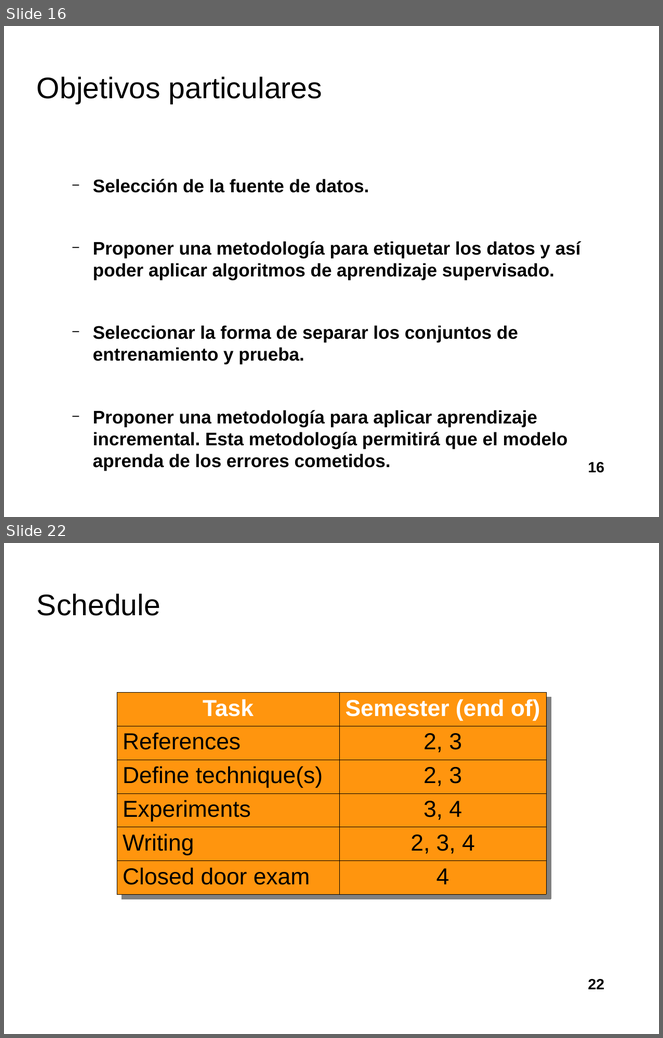
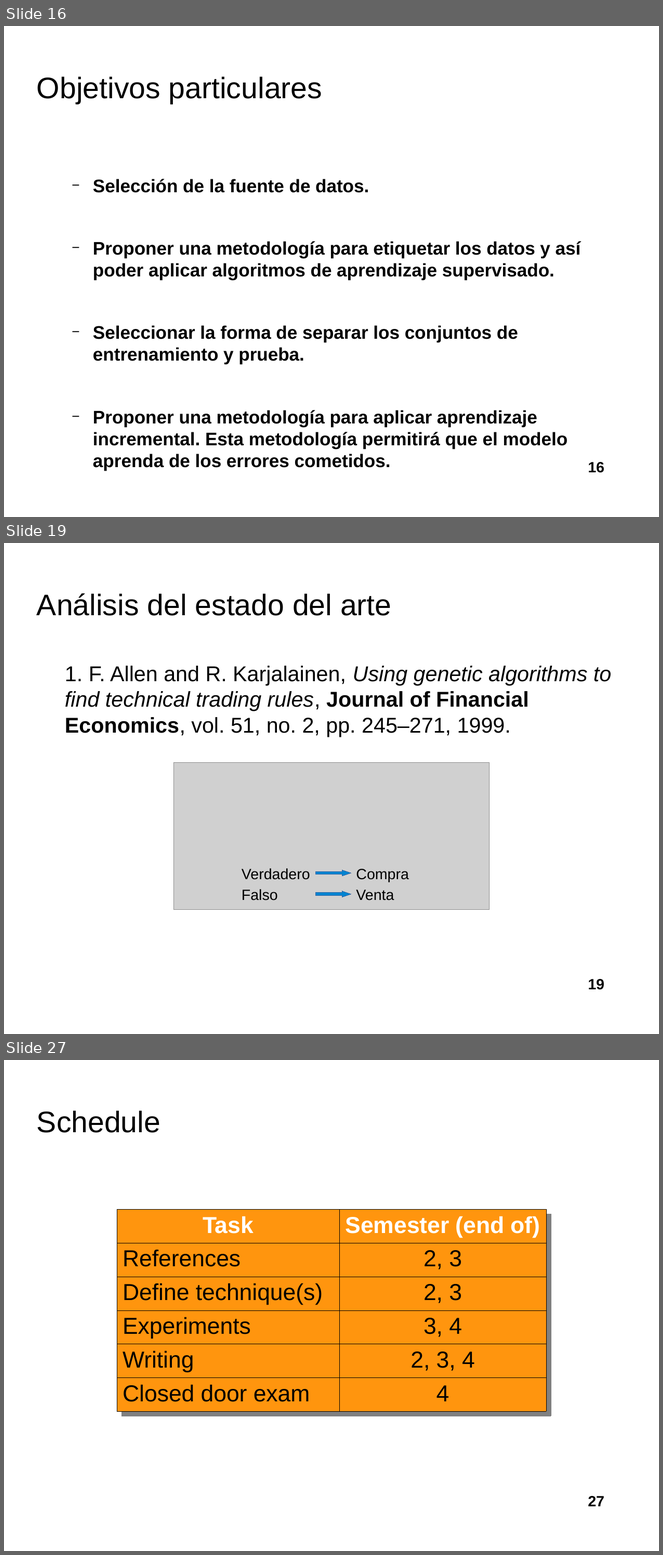
Before and after one commit to davidrmh/Thesis, a slide deck: presentaciones_finales/presentacion_seminario_B19.odp. Shown one above the other, each under a label of ours: slides 16 and 22 before the commit, slides 16, 19 and 27 after it; the slides between them are not shown. The pictures are 663x1038 and 663x1555 pixels, drawn with LibreOffice and Linux fonts; fonts in the diff are those of the drawing; grey boxes stand for pictures; background and template pictures are left out. Boxes give left, top, right and bottom in pixels: in the first picture for what was removed or moved away, otherwise in the second. Text is boxed around its words. In the diff, an @@ line names an element or a change of style, - is before the commit and + after.

Commit message:
Agrega estado del arte

```diff
--- a/presentaciones_finales/presentacion_seminario_B19.odp
+++ b/presentaciones_finales/presentacion_seminario_B19.odp
@@ slide 19 added at bbox=[4, 543, 659, 1034], background picture (left out) @@
@@ title added at bbox=[37, 593, 391, 616], 36 pt, text #000000 @@
+Análisis del estado del arte
@@ text added at bbox=[65, 666, 611, 737], 26 pt, text #000000 @@
+1. F. Allen and R. Karjalainen, Using genetic algorithms to find technical trading rules, Journal of Financial Economics, vol. 51, no. 2, pp. 245–271, 1999.
@@ picture added at bbox=[174, 763, 490, 910] @@
@@ text added at bbox=[242, 869, 310, 880], 18 pt, text #000000 @@
+Verdadero
@@ text added at bbox=[356, 869, 409, 882], 18 pt, text #000000 @@
+Compra
@@ right arrow added at bbox=[315, 871, 351, 876], fill #0084D1, outline #3465A4 0 pt @@
@@ text added at bbox=[242, 889, 278, 901], 18 pt, text #000000 @@
+Falso
@@ right arrow added at bbox=[315, 891, 351, 897], fill #0084D1, outline #3465A4 0 pt @@
@@ text added at bbox=[356, 890, 394, 901], 18 pt, text #000000 @@
+Venta
@@ page number added at bbox=[588, 979, 605, 990], 18 pt, text #000000, bold @@
+19
@@ what was slide 22 is now slide 27 @@
@@ page number at bbox=[588, 1496, 605, 1507]: text changed @@
-22
+27
```
Also in this commit, not shown: 3 slides changed, 6 other slides added, 2 slides removed, 1 other file.
